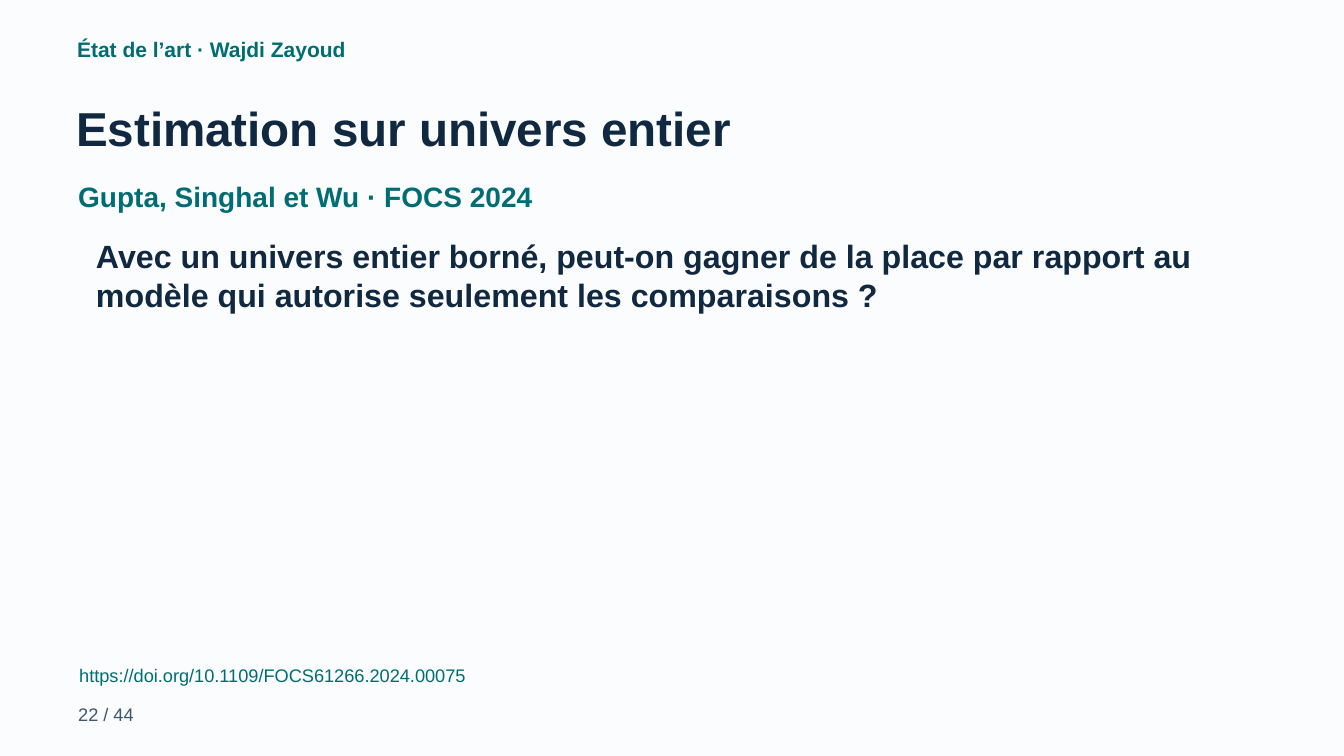
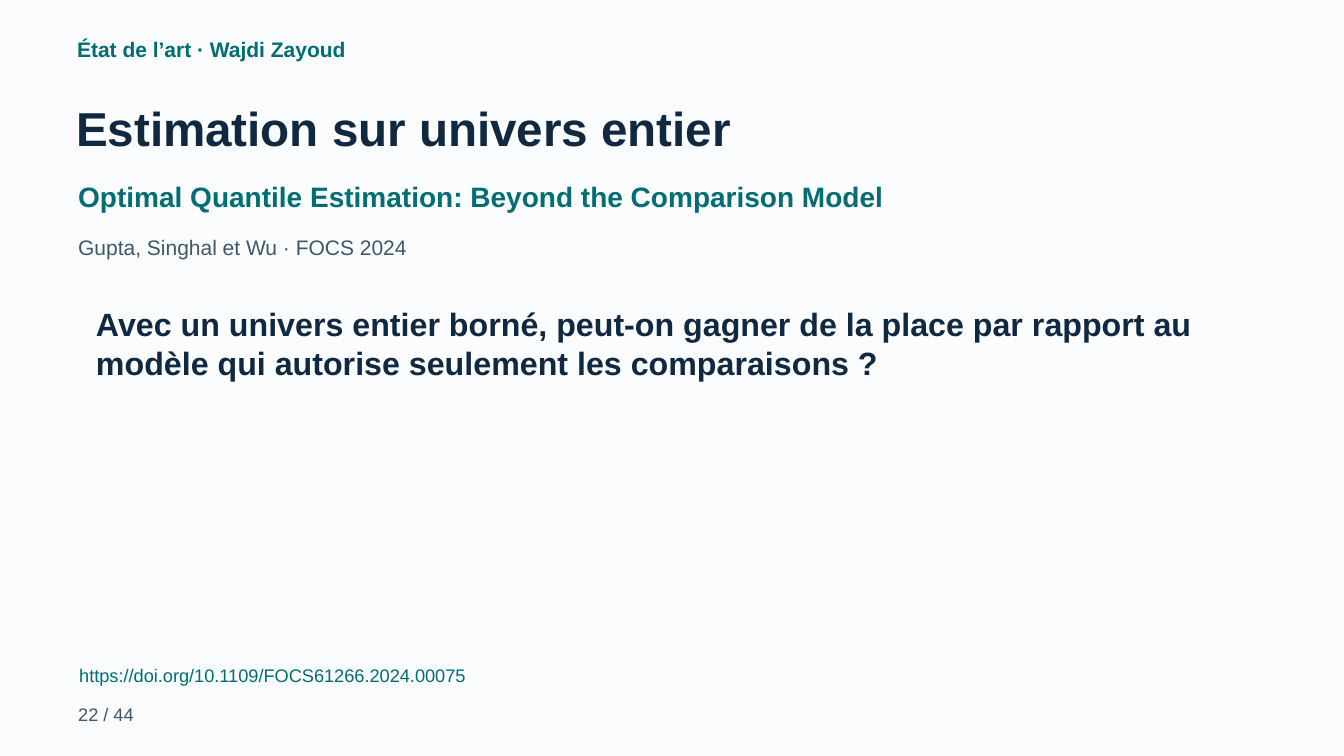
Before and after one commit to cherniyoussef-max/data-stream-mining-, a slide deck: slide 22 of presentation/Data_Stream_Mining_Final_Anime.pptx. Drawn at 1344x756 pixels with LibreOffice and Linux fonts; fonts in the diff are those of the drawing. Boxes give left, top, right and bottom in pixels: in the first picture for what was removed or moved away, otherwise in the second. Text is boxed around its words. In the diff, an @@ line names an element or a change of style, - is before the commit and + after.

```diff
--- a/presentation/Data_Stream_Mining_Final_Anime.pptx
+++ b/presentation/Data_Stream_Mining_Final_Anime.pptx
@@ text added at (x1=78, y1=186, x2=883, y2=212), 20 pt, text #006D73, bold @@
+Optimal Quantile Estimation: Beyond the Comparison Model
@@ text "Gupta, Singhal et Wu · ..." moved from (x1=78, y1=186, x2=532, y2=212) to (x1=78, y1=239, x2=407, y2=259) @@
@@ text "Gupta, Singhal et Wu · ..." at (x1=78, y1=239, x2=407, y2=259): size 20 to 15 pt, text colour #006D73 to #40576B, bold off @@
@@ text "Avec un univers entier borné, ..." moved from (x1=96, y1=244, x2=1192, y2=313) to (x1=96, y1=312, x2=1192, y2=381) @@
```
Also in this commit, not shown: 14 other slides changed, 34 other files.
